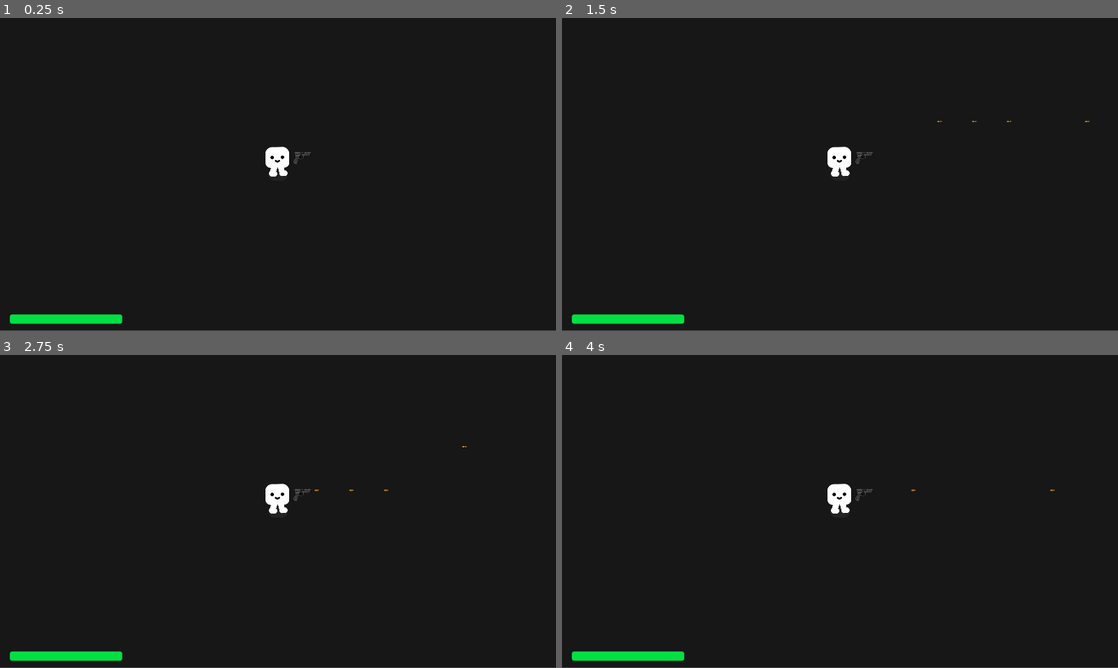
Above: before the commit, frames 1-4 (two rows, left to right).
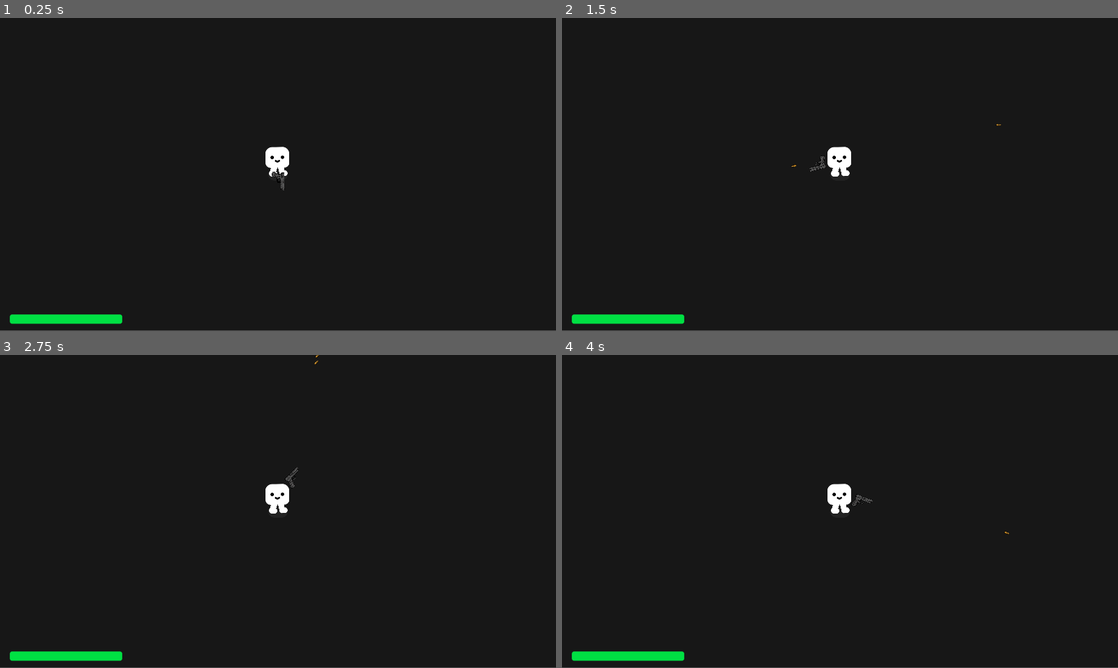
Above: after the commit, the same moments.

Repository: minusxne/GamerDude
Game: Godot game, scene res://survivors_game.tscn
Same seed, same stepped clock (60 frames per second), same inputs: the game is played once before the commit and once after it.
Inputs (mouse positions are in pixels of both pictures, inside the frame that each line leads up to):
- Up to frame 1 (0.25 s): no input
- Up to frame 2 (1.5 s): tap Enter at 0.5 s; move the mouse to (962, 158) at 0.52 s; hold D (move_right) 0.53-1.28 s; click (962, 158) at 0.67 s; tap Space at 1.25 s; move the mouse to (728, 190) at 1.27 s; hold S (move_down) from 1.28 s (still down); click (728, 190) at 1.42 s
- Up to frame 3 (2.75 s): tap Enter at 2 s; move the mouse to (333, 442) at 2.02 s; release S (move_down) at 2.03 s; hold D (move_right) from 2.03 s (still down); click (333, 442) at 2.17 s
- Up to frame 4 (4 s): tap Space at 2.75 s; move the mouse to (812, 574) at 2.77 s; release D (move_right) at 2.78 s; hold W (move_up) 2.78-3.53 s; click (812, 574) at 2.92 s; tap Enter at 3.5 s; move the mouse to (1006, 558) at 3.52 s; hold A (move_left) from 3.53 s (still down); click (1006, 558) at 3.67 s

The runs differ from the first frame. In frame 1, less than 0.1% of the frame differs, in the area x 48-56%, y 42-56%; in frame 2, less than 0.1%; in frame 3, 0.1%, in the area x 51-84%, y 0-47%; in frame 4, less than 0.1%.

Commit message:
feat: added gun pivot and mouse shooting mechanic

Diff:
--- a/gun.gd
+++ b/gun.gd
@@ -1,10 +1,13 @@
 extends Area2D
 
+var shootcooldown = false
+
 func _physics_process(delta):
-	var enemies_in_range = get_overlapping_bodies()
-	if enemies_in_range.size() > 0:
-		var target_enemy = enemies_in_range[0]
-		look_at(target_enemy.global_position)
+	var mouse_position = get_global_mouse_position()
+	look_at(mouse_position)
+	if Input.is_mouse_button_pressed(MOUSE_BUTTON_LEFT) && shootcooldown == true:
+		shoot()
+		shootcooldown = false
 
 func shoot():
 	const BULLET = preload("res://bullet.tscn")
@@ -13,5 +16,7 @@
 	new_bullet.global_rotation = %ShootingPoint.global_rotation
 	%ShootingPoint.add_child(new_bullet)
 
+
 func _on_timer_timeout() -> void:
-	shoot()
+	shootcooldown = true
+	$Timer.start()
--- a/gun.tscn
+++ b/gun.tscn
@@ -17,6 +17,8 @@
 [node name="WeaponPivot" type="Marker2D" parent="."]
 
 [node name="Pistol" type="Sprite2D" parent="WeaponPivot"]
+texture_filter = 1
+position = Vector2(82, 0)
 texture = ExtResource("1_foee1")
 
 [node name="ShootingPoint" type="Marker2D" parent="WeaponPivot/Pistol"]
@@ -24,6 +26,7 @@
 position = Vector2(47, -15)
 
 [node name="Timer" type="Timer" parent="."]
+unique_name_in_owner = true
 wait_time = 0.3
 autostart = true
 
--- a/player.tscn
+++ b/player.tscn
@@ -27,7 +27,7 @@
 [node name="Camera2D" type="Camera2D" parent="."]
 
 [node name="Gun" parent="." instance=ExtResource("3_6g2xj")]
-position = Vector2(84, -57)
+position = Vector2(-1, -59)
 
 [node name="HurtBox" type="Area2D" parent="."]
 unique_name_in_owner = true
